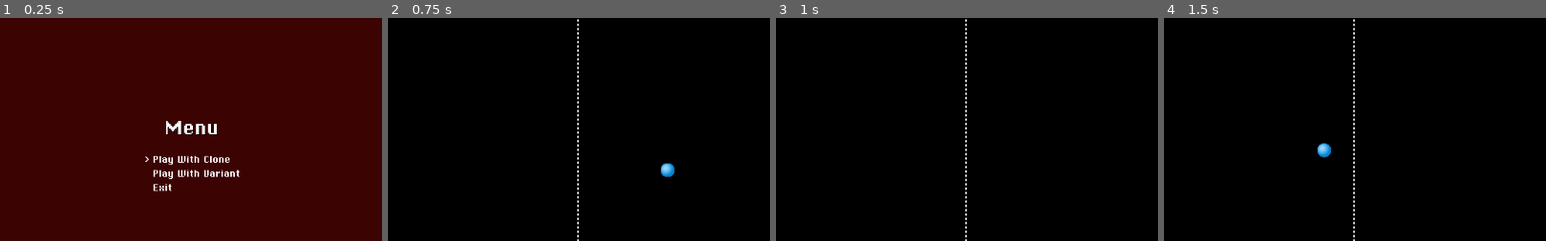
Above: before the commit, frames 1-4 (left to right).
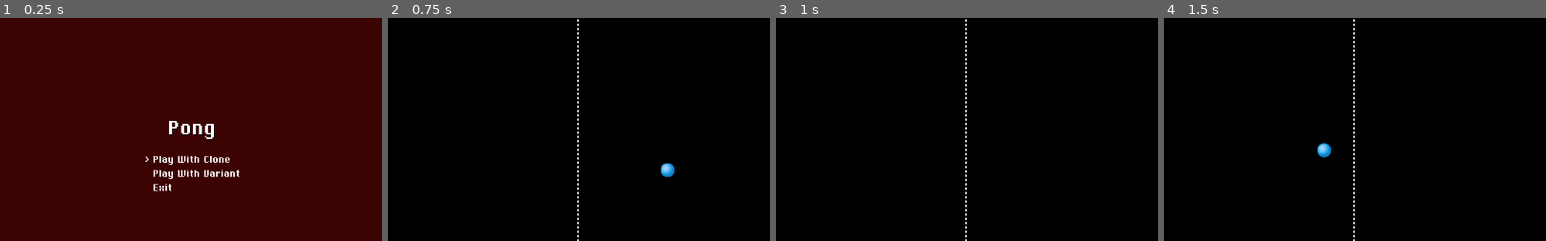
Above: after the commit, the same moments.

Repository: AllenNguyen0417/CS4700_Pong
Game: Godot game, scene res://MainMenu.tscn
The game is run twice, just before and just after one commit, with the same random seed, the same clock (stepped at 60 frames per second) and the same inputs.
Inputs (mouse positions are % of the whole screen's width and height, from its top left):
- Up to frame 1 (0.25 s): no input
- Up to frame 2 (0.75 s): tap Enter (ui_accept) at 0.5, 0.6 s; move the mouse to (72, 45) at 0.52 s; hold Up (ui_up) from 0.53 s (still down)
- Up to frame 3 (1 s): keep holding Up (ui_up); tap Enter (ui_accept) at 0.77 s
- Up to frame 4 (1.5 s): tap Enter (ui_accept) at 1.07, 1.35 s; move the mouse to (30, 55) at 1.27 s; release Up (ui_up) at 1.28 s; hold Down (ui_down) from 1.28 s (still down)
The pictures show only the part of the screen within x 25-75%, y 19-69%; the shares and areas given below are measured in that part.

The runs differ from the first frame. In frame 1, 0.7% of the frame differs, in the area x 43-57%, y 46-55%; in frame 2, nothing differs; in frame 3, nothing differs; in frame 4, nothing differs.

Commit message:
Finished variant

Diff:
--- a/MainMenu.gd
+++ b/MainMenu.gd
@@ -7,19 +7,28 @@
 onready var selector_two = $CenterContainer/VBoxContainer/CenterContainer2/VBoxContainer/CenterContainer2/HBoxContainer/Selector
 onready var selector_three = $CenterContainer/VBoxContainer/CenterContainer2/VBoxContainer/CenterContainer3/HBoxContainer/Selector
 
+var soundStream: AudioStreamPlayer = AudioStreamPlayer.new()
+var soundManager: SoundManager = SoundManager.new()
+
 var current_selection = 0
 
 func _ready():
 	set_current_selection(0)
+	soundStream.name = "SoundStream"
+	soundStream.add_child(soundManager)
+	add_child(soundStream)
 
 func _process(delta):
 	if Input.is_action_just_pressed("ui_down") and current_selection < 2:
+		soundManager.playSelection()
 		current_selection += 1
 		set_current_selection(current_selection)
 	elif Input.is_action_just_pressed("ui_up") and current_selection > 0:
+		soundManager.playSelection()
 		current_selection -= 1
 		set_current_selection(current_selection)
 	elif Input.is_action_just_pressed("ui_accept"):
+		soundManager.playSelection()
 		handle_selection(current_selection)
 
 func handle_selection(_current_selection):
--- a/MainMenu.tscn
+++ b/MainMenu.tscn
@@ -43,12 +43,12 @@
 margin_bottom = 30.0
 
 [node name="Label" type="Label" parent="CenterContainer/VBoxContainer/CenterContainer"]
-margin_left = 28.0
-margin_right = 100.0
+margin_left = 32.0
+margin_right = 96.0
 margin_bottom = 30.0
 custom_colors/font_color_shadow = Color( 0, 0, 0, 1 )
 custom_fonts/font = SubResource( 2 )
-text = "Menu"
+text = "Pong"
 
 [node name="CenterContainer2" type="CenterContainer" parent="CenterContainer/VBoxContainer"]
 margin_top = 50.0
--- a/Music/SoundManager.gd
+++ b/Music/SoundManager.gd
@@ -17,11 +17,16 @@
 var losePointLength: float = losePointFile.get_length()
 var losePointName: String = "LosePoint"
 
+var selectionFile: Resource = preload("res://Music/Selection.wav")
+var selectionLength: float = selectionFile.get_length()
+var selectionName: String = "Selection"
+
 func _ready() -> void:
 	self.name = "SoundManager"
 	self.add_animation(bounceName, sounds.createSound(bounceFile, streamPlayer, bounceLength))
 	self.add_animation(winPointName, sounds.createSound(winPointFile, streamPlayer, winPointLength))
 	self.add_animation(losePointName, sounds.createSound(losePointFile, streamPlayer, losePointLength))
+	self.add_animation(selectionName, sounds.createSound(selectionFile, streamPlayer, selectionLength))
 
 
 func playBounce() -> void:
@@ -33,6 +38,9 @@
 func playLosePoint() -> void:
 	self.play(losePointName)
 
+func playSelection() -> void:
+	self.play(selectionName)
+
 
 """
 1 sfx file = 5 lines of code
--- /dev/null
+++ b/bonus.gd
@@ -0,0 +1,51 @@
+extends RigidBody2D
+
+
+var rand = RandomNumberGenerator.new()
+var velocity
+var direction = 1
+var ball
+var variant
+var screen_position
+var left_particles
+var right_particles
+
+# Called when the node enters the scene tree for the first time.
+func _ready():
+	ball = get_tree().get_root().get_node('variant/ball')
+	variant = get_tree().get_root().get_node('variant')
+	left_particles = get_tree().get_root().get_node('variant/left_score_particles')
+	right_particles = get_tree().get_root().get_node('variant/right_score_particles')
+	velocity = rand.randi_range(200, 600)
+	screen_position = rand.randi_range(0, 1)
+	if screen_position == 0:
+		self.position.y = rand.randi_range(80, 250)
+	else:
+		self.position.y = rand.randi_range(350, 520)
+
+
+# Called every frame. 'delta' is the elapsed time since the previous frame.
+func _process(delta):
+	if self.position.y > 530 or self.position.y < 70:
+		direction *= -1
+	self.position.y += delta * velocity * direction
+
+
+func _on_Area2D_body_entered(body):
+	variant.add_particles = true
+	variant.particles_position_x = self.position.x
+	variant.particles_position_y = self.position.y
+
+	print('bonus collided with')
+	if ball.linear_velocity.x > 0:
+		variant.score1 += 1.0
+		variant.soundManager.playLosePoint()
+		left_particles.emitting = true
+		left_particles.one_shot = true
+	else:
+		variant.score2 += 1.0
+		variant.soundManager.playWinPoint()
+		right_particles.emitting = true
+		right_particles.one_shot = true
+	variant.separator_block_added = false
+	queue_free()
--- /dev/null
+++ b/bonus.tscn
@@ -0,0 +1,28 @@
+[gd_scene load_steps=4 format=2]
+
+[ext_resource path="res://Assets/white rectangle.png" type="Texture" id=1]
+[ext_resource path="res://bonus.gd" type="Script" id=2]
+
+[sub_resource type="RectangleShape2D" id=1]
+extents = Vector2( 7, 40 )
+
+[node name="bonus" type="RigidBody2D"]
+modulate = Color( 0.12549, 0.701961, 0.792157, 1 )
+position = Vector2( 512, 0 )
+mode = 1
+gravity_scale = 0.0
+contacts_reported = 5
+contact_monitor = true
+script = ExtResource( 2 )
+
+[node name="Sprite" type="Sprite" parent="."]
+rotation = 1.5708
+scale = Vector2( 0.1, 0.05 )
+texture = ExtResource( 1 )
+
+[node name="Area2D" type="Area2D" parent="."]
+
+[node name="CollisionShape2D" type="CollisionShape2D" parent="Area2D"]
+shape = SubResource( 1 )
+
+[connection signal="body_entered" from="Area2D" to="." method="_on_Area2D_body_entered"]
--- a/variant.gd
+++ b/variant.gd
@@ -11,19 +11,29 @@
 
 onready var hud = $HUD
 onready var menu = $MainMenu
-# Declare member variables here.
+
 var ball
 var player
 var computer
-var bonus
 var player_score = 0
 var computer_score = 0
-var winning_score = 5
-var initial_velocity_x = 600
-var initial_velocity_y = 100
+var total_score = 0
+var winning_score = 10
+var ball_initial_velocity_x = 600
+var ball_initial_velocity_y = 100
 var computer_velocity_y = 300
-var bonus_added = false
 var ball_direction = 0
+var separator_block_added = false
+var add_particles = false
+var particles
+var particles_position_x
+var particles_position_y
+var left_particles
+var right_particles
+var bonus_scene
+var left_block
+var right_block
+var change_block_positions = true
 
 var rand = RandomNumberGenerator.new()
 
@@ -54,11 +64,17 @@
 	player = get_node('player')
 	computer = get_node('computer')
 	ball = get_node('ball')
+	particles = get_node('particles')
+	left_particles = get_node("left_score_particles")
+	right_particles = get_node("right_score_particles")
+	left_block = get_node("left_block")
+	right_block = get_node("right_block")
+
+	rand.randomize()
+	set_block_positions()
+
 	print('variant')
 
-	rand.randomize()
-
-	connect('body_entered', bonus, 'on_bonus_body_entered')
 
 func setScene(scene):
 	current_scene.queue_free()
@@ -85,31 +101,57 @@
 	if ball.position.x < 80 or ball.position.x > 944:
 		soundManager.playBounce()
 
+	# check if computer gets a point
 	if ball.position.x > 1024:
 		soundManager.playLosePoint()
 		reset_position()
-		self.score1 += 0.25
+		self.score1 += 1.0
+		left_particles.emitting = true
+		left_particles.one_shot = true
+		total_score += 1
+		if total_score % 2 == 0 and change_block_positions == true:
+			set_block_positions()
+			change_block_positions = false
+		elif total_score % 2 == 0 and change_block_positions == false:
+			change_block_positions = true
 
+	# check if the player gets a point
 	if ball.position.x < 0:
 		soundManager.playWinPoint()
 		reset_position()
-		self.score2 += 0.25
-
-	# add bonus when one player is halfway to winning
-	if (bonus_added == false) and ((self.score1 >= winning_score / 2) or (self.score2 >= winning_score / 2)):
-		bonus_added = true
-		bonus = get_node('bonus')
-		bonus.visible = true
-		bonus.position.x = 512
-		bonus.position.y = rand.randi_range(50, 462)
-		print('bonus added')
-		print(bonus.position.y)
+		self.score2 += 1.0
+		right_particles.emitting = true
+		right_particles.one_shot = true
+		total_score += 1
+		if total_score % 2 == 0 and change_block_positions == true:
+			set_block_positions()
+			change_block_positions = false
+		elif total_score % 2 == 0 and change_block_positions == false:
+			change_block_positions = true
 
 	if self.score1 >= winning_score:
 		# Remove the current level
 		setScene('res://compWin.tscn')
 	elif self.score2 >= winning_score:
 		setScene('res://playerWin.tscn')
+
+	# add bonus when one player is halfway to winning
+	if separator_block_added == false and (self.score1 >= (winning_score / 2) or self.score2 >= (winning_score / 2)):
+		bonus_scene = load('res://bonus.tscn')
+		add_child(bonus_scene.instance())
+		separator_block_added = true
+
+	# add particle effect when ball collides with separator block
+	if add_particles == true:
+		particles.position.x = particles_position_x
+		particles.position.y = particles_position_y
+		particles.emitting = true
+		particles.one_shot = true
+		add_particles = false
+
+	# speed up ball near end of game
+	if self.score1 >= (winning_score / 2 + 2) or self.score2 >= (winning_score / 2 + 2):
+		var ball_initial_velocity_x = 800
 
 
 func reset_position():
@@ -120,16 +162,17 @@
 	)
 	ball_direction = rand.randi_range(0, 1)
 	if ball_direction == 0:
-		ball.linear_velocity.x = initial_velocity_x
-		ball.linear_velocity.y = initial_velocity_y
+		ball.linear_velocity.x = ball_initial_velocity_x
+		ball.linear_velocity.y = ball_initial_velocity_y
 	else:
-		ball.linear_velocity.x = -initial_velocity_x
-		ball.linear_velocity.y = -initial_velocity_y
+		ball.linear_velocity.x = -ball_initial_velocity_x
+		ball.linear_velocity.y = -ball_initial_velocity_y
 
-func on_bonus_body_entered():
-	print('bonus collided with')
-	if ball.linear_velocity.x > 0:
-		self.score1 += 1.0
-	else:
-		self.score2 += 1.0
-	remove_child(bonus)
+func set_block_positions():
+	left_block.position.x = rand.randi_range(250, 450)
+	left_block.position.y = rand.randi_range(75, 525)
+	right_block.position.x = rand.randi_range(574, 774)
+	right_block.position.y = rand.randi_range(75, 525)
+
+func _on_Area2D_body_entered(body):
+	soundManager.playBounce()
--- a/variant.tscn
+++ b/variant.tscn
@@ -5,7 +5,6 @@
 [ext_resource path="res://Assets/ball.png" type="Texture" id=3]
 [ext_resource path="res://HUD.tscn" type="PackedScene" id=4]
 [ext_resource path="res://variant.gd" type="Script" id=5]
-[ext_resource path="res://Assets/fancy-paddle-green.png" type="Texture" id=6]
 
 [sub_resource type="PhysicsMaterial" id=1]
 
@@ -32,8 +31,11 @@
 
 [sub_resource type="RectangleShape2D" id=10]
 
-[sub_resource type="RectangleShape2D" id=11]
-extents = Vector2( 10, 38 )
+[sub_resource type="Curve" id=11]
+_data = [ Vector2( 0.00746268, 0.969096 ), 0.0, 0.0, 0, 0, Vector2( 0.701493, 0.832732 ), 0.0, 0.0, 0, 0, Vector2( 0.977612, 0 ), 0.0, 0.0, 0, 0 ]
+
+[sub_resource type="RectangleShape2D" id=12]
+extents = Vector2( 7, 40 )
 
 [node name="variant" type="Node2D"]
 script = ExtResource( 5 )
@@ -111,14 +113,90 @@
 
 [node name="HUD" parent="." instance=ExtResource( 4 )]
 
-[node name="bonus" type="RigidBody2D" parent="."]
-visible = false
+[node name="particles" type="CPUParticles2D" parent="."]
+emitting = false
+amount = 100
+lifetime = 0.5
+explosiveness = 1.0
+emission_shape = 1
+emission_sphere_radius = 4.0
+spread = 180.0
+initial_velocity = 200.0
+initial_velocity_random = 1.0
+scale_amount = 4.0
+scale_amount_curve = SubResource( 11 )
+
+[node name="left_score_particles" type="CPUParticles2D" parent="."]
+position = Vector2( 170, 90 )
+emitting = false
+amount = 100
+explosiveness = 1.0
+emission_shape = 1
+emission_sphere_radius = 4.0
+spread = 180.0
+initial_velocity = 175.0
+initial_velocity_random = 1.0
+scale_amount = 4.0
+scale_amount_curve = SubResource( 11 )
+color = Color( 0.12549, 0.701961, 0.792157, 1 )
+
+[node name="right_score_particles" type="CPUParticles2D" parent="."]
+position = Vector2( 854, 90 )
+emitting = false
+amount = 100
+explosiveness = 1.0
+emission_shape = 1
+emission_sphere_radius = 4.0
+spread = 180.0
+initial_velocity = 175.0
+initial_velocity_random = 1.0
+scale_amount = 4.0
+scale_amount_curve = SubResource( 11 )
+color = Color( 0.12549, 0.701961, 0.792157, 1 )
+
+[node name="left_block" type="RigidBody2D" parent="."]
+z_index = 1
+mode = 1
+physics_material_override = SubResource( 1 )
+gravity_scale = 0.0
+
+[node name="Sprite" type="Sprite" parent="left_block"]
+rotation = 1.5708
+scale = Vector2( 0.1, 0.05 )
+texture = ExtResource( 1 )
+
+[node name="CollisionShape2D" type="CollisionShape2D" parent="left_block"]
+position = Vector2( -1, 0 )
+shape = SubResource( 2 )
+
+[node name="Area2D" type="Area2D" parent="left_block"]
+collision_mask = 2
+
+[node name="CollisionShape2D" type="CollisionShape2D" parent="left_block/Area2D"]
+shape = SubResource( 12 )
+
+[node name="right_block" type="RigidBody2D" parent="."]
+z_index = 1
+collision_mask = 2
+mode = 1
+physics_material_override = SubResource( 1 )
+gravity_scale = 0.0
 contacts_reported = 5
 contact_monitor = true
 
-[node name="Sprite" type="Sprite" parent="bonus"]
-scale = Vector2( 0.6, 0.6 )
-texture = ExtResource( 6 )
-
-[node name="CollisionShape2D" type="CollisionShape2D" parent="bonus"]
-shape = SubResource( 11 )
+[node name="Sprite" type="Sprite" parent="right_block"]
+rotation = 1.5708
+scale = Vector2( 0.1, 0.05 )
+texture = ExtResource( 1 )
+
+[node name="CollisionShape2D" type="CollisionShape2D" parent="right_block"]
+position = Vector2( -1, 0 )
+shape = SubResource( 2 )
+
+[node name="Area2D" type="Area2D" parent="right_block"]
+
+[node name="CollisionShape2D" type="CollisionShape2D" parent="right_block/Area2D"]
+shape = SubResource( 12 )
+
+[connection signal="body_entered" from="left_block/Area2D" to="." method="_on_Area2D_body_entered"]
+[connection signal="body_entered" from="right_block/Area2D" to="." method="_on_Area2D_body_entered"]
Not shown, added: Music/Selection.wav.import
Not shown, changed: .DS_Store
Not shown, added: Music/.DS_Store
Not shown, added: Music/Selection.wav
